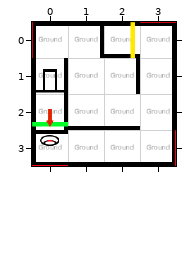
Level history. Tiled map: CassiopeeUnity/Assets/Worlds/Cassiopee/Data/Level4Room2.tmx. This is how it looked before the edit.
Cells are 50x50 px. Shown: x 0..3, y 0..3.
After the commit:
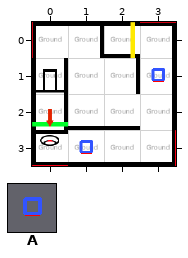
Key: from "Deco": A 6 "object".
Objects are placed by their top-left corner, in cells (3,4 is the top-left corner of cell 3,4); size is 1x1 cell unless given.
Commit message: Added lasers to lvl 4
From old to new:
--- layer "Floor 0/Objects"
+A "Laser" at 3,1
+A "Laser" at 1,3
Where, in picture pixels (left, top, right, bottom), the same in both pictures:
added: (151, 68, 165, 82)
added: (79, 140, 93, 154)
